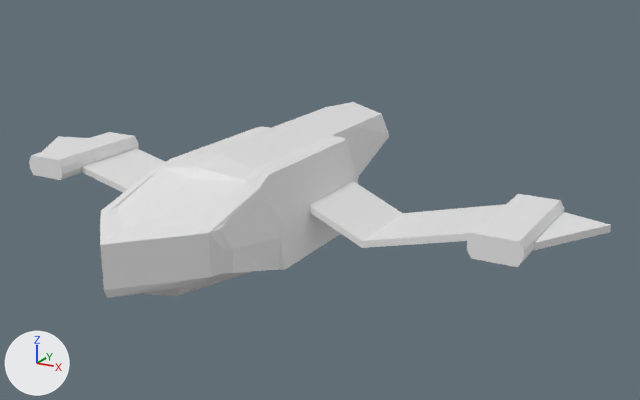
Two versions of the Blender file OConnor_K_PracticalGaming_2020/Assets/modularSpaceships.blend, one commit apart.
Both versions are drawn from a 50 mm lens placed at (10.28, -9.15, 5.84), pointed at (1.3, 6.82, -0.08). Lighting does not change. The marker at lower left points along +X, +Y and +Z.

The older version as bpy lines, for what is in view:
```python
me_cube = bpy.data.meshes.new('Cube')
me_cube.from_pydata(...)  # 16 vertices, 14 faces; spans x 5.0..6.06, y 1.76..4.47, z -0.5..-0.01
me_cube_002 = bpy.data.meshes.new('Cube.002')
me_cube_002.from_pydata(...)  # 24 vertices, 22 faces; spans x 1.39..7.25, y 5.99..7.99, z -0.64..0.13
me_cube_006 = bpy.data.meshes.new('Cube.006')
me_cube_006.from_pydata(...)  # 78 vertices, 67 faces; spans x 0.0..1.52, y 1.44..10.87, z -1.0..1.22
ob_hullfix = bpy.data.objects.new('HullFix', me_cube_006)
ob_hullfix.location = (0.0, 0.0, 0.0)
_m = ob_hullfix.modifiers.new('Mirror', 'MIRROR')
_m.use_clip = True
ob_thrusters3 = bpy.data.objects.new('Thrusters3', me_cube)
ob_thrusters3.location = (0.18, 3.61, 0.34)
_m = ob_thrusters3.modifiers.new('Mirror', 'MIRROR')
ob_wings1 = bpy.data.objects.new('Wings1', me_cube_002)
ob_wings1.location = (0.0, 0.0, 0.0)
_m = ob_wings1.modifiers.new('Mirror', 'MIRROR')
```
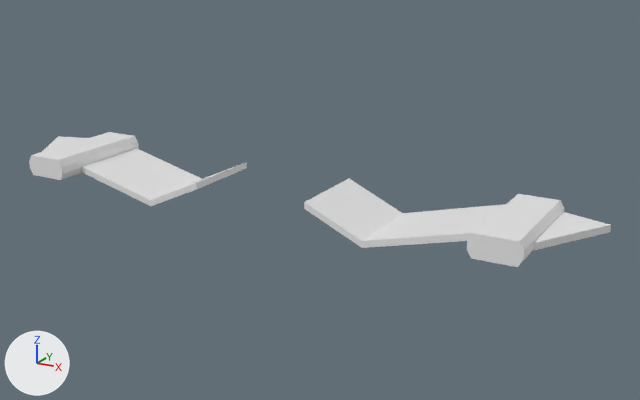
Boxes (x1, y1, x2, y2) around the edits, measured in the pictures (640 x 400 px):
'HullFix', deleted: before (100, 102, 389, 298)

The change, as a diff of the scene's bpy script:
```diff
--- a/OConnor_K_PracticalGaming_2020/Assets/modularSpaceships.blend.py
+++ b/OConnor_K_PracticalGaming_2020/Assets/modularSpaceships.blend.py
@@ ob_hullfix @@
-ob_hullfix = bpy.data.objects.new('HullFix', me_cube_006)
-ob_hullfix.location = (0.0, 0.0, 0.0)
-_m = ob_hullfix.modifiers.new('Mirror', 'MIRROR')
-_m.use_clip = True
```
